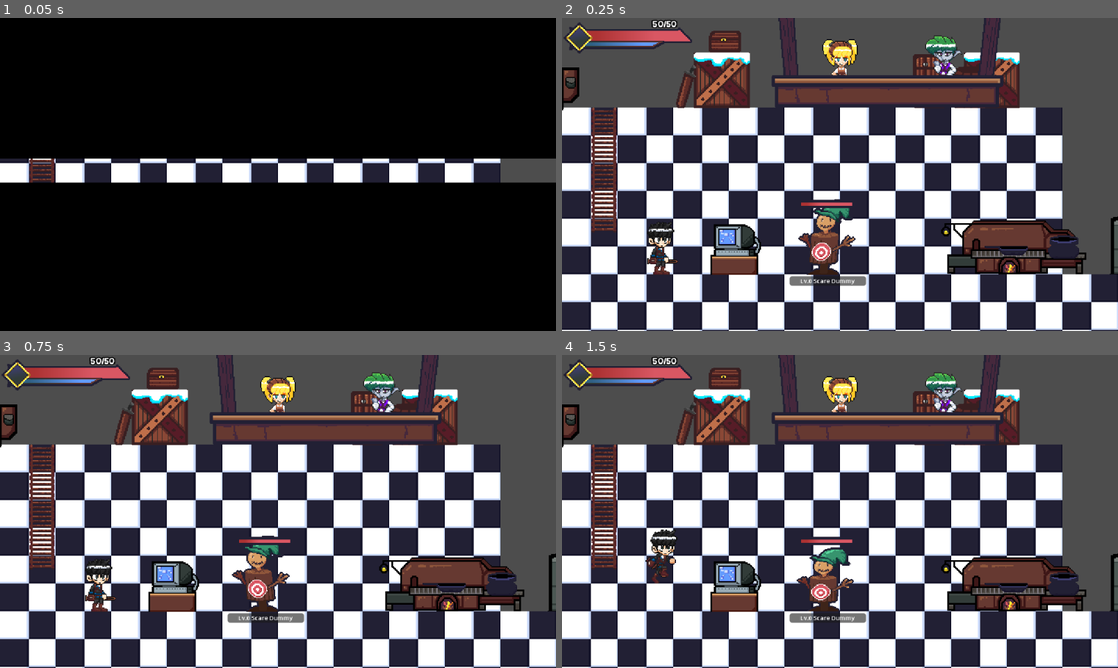
Above: before the commit, frames 1-4 (two rows, left to right).
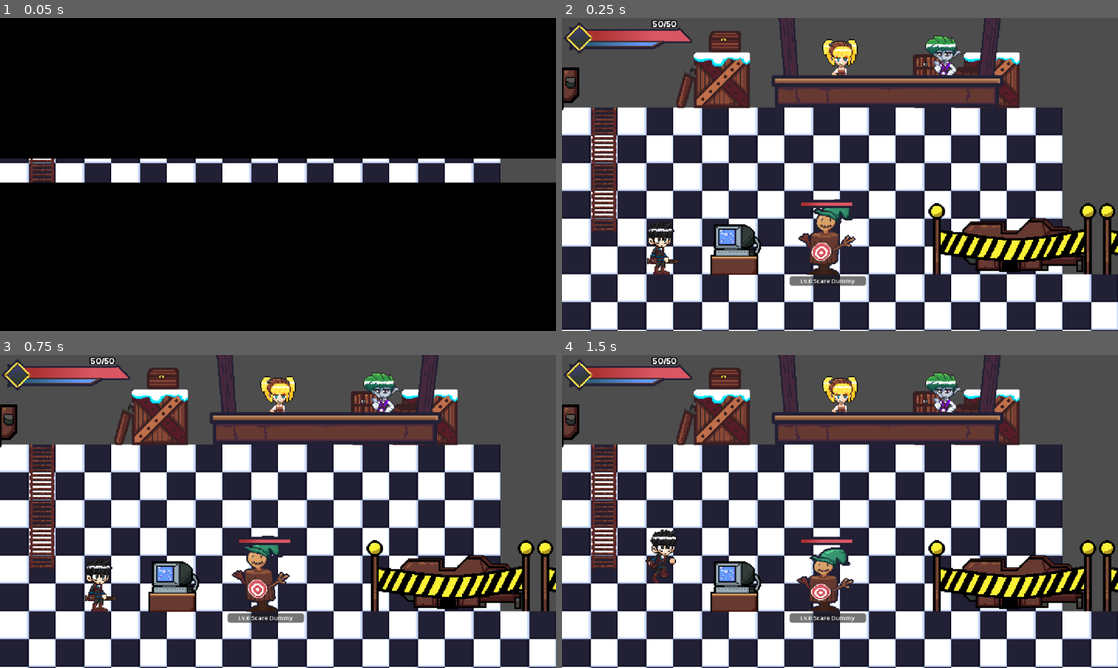
Above: after the commit, the same moments.

Repository: DennysGuy/MonsterTower-Incremental
Game: Godot game, scene res://src/Scenes/NewStarshire/NewStarShire.tscn
The game is run twice, just before and just after one commit, with the same random seed, the same clock (stepped at 60 frames per second) and the same inputs.
Inputs (mouse positions are in pixels of both pictures, inside the frame that each line leads up to):
- Up to frame 1 (0.05 s): no input
- Up to frame 2 (0.25 s): no input
- Up to frame 3 (0.75 s): move the mouse to (400, 495) at 0.52 s; press the mouse at (400, 495) at 0.53 s
- Up to frame 4 (1.5 s): move the mouse to (728, 527) at 1.27 s; release the mouse at (728, 527) at 1.28 s; tap Space (add_currency) at 1.35 s

Frame 1 is identical in both runs. In frame 2, 4.3% of the frame differs, in the area x 65-100%, y 59-82%; in frame 3, 4.3%; in frame 4, 4.3%.

Commit message:
okay, we can unlock both crafting stations and update graphic as well.. next we start on mining

Diff:
--- a/src/Resources/TechTree/TechNodes/Bag1.tres
+++ b/src/Resources/TechTree/TechNodes/Bag1.tres
@@ -11,5 +11,5 @@
 currency_required = 120
 stat_name = "Bag"
 upgrade_interval = 1.0
-prereqs = Array[String](["Deeper Pockets 1:1"])
+prereqs = Array[String](["Tower License:1"])
 metadata/_custom_type_script = "uid://c1rp1jxyuhhjk"
--- a/src/Resources/TechTree/TechNodes/BankUnlock.tres
+++ b/src/Resources/TechTree/TechNodes/BankUnlock.tres
@@ -11,5 +11,5 @@
 currency_required = 250
 node_type = 1
 stat_name = "Bank"
-prereqs = Array[String](["Item Bag 1:1"])
+prereqs = Array[String](["Item Bag 1:1", "Deeper Pockets 1:1"])
 metadata/_custom_type_script = "uid://c1rp1jxyuhhjk"
--- a/src/Resources/TechTree/TechNodes/CookingStation.tres
+++ b/src/Resources/TechTree/TechNodes/CookingStation.tres
@@ -8,6 +8,7 @@
 node_name = "Cooking Station"
 icon = ExtResource("1_farkg")
 description = "Unlocks Cooking Station - You can cook fancy dishes and Sell em on the market!"
+currency_required = 300
 node_type = 1
 stat_name = "Cooking Station"
 prereqs = Array[String](["Tower License:1"])
--- /dev/null
+++ b/src/Resources/TechTree/TechNodes/RefineryStation.tres
@@ -0,0 +1,15 @@
+[gd_resource type="Resource" script_class="TechNodeStats" load_steps=3 format=3 uid="uid://peiyat841rxh"]
+
+[ext_resource type="Texture2D" uid="uid://b804nepv55f6s" path="res://Assets/NodeGraphics/RefineryStationNodeIcon.png" id="1_70cap"]
+[ext_resource type="Script" uid="uid://c1rp1jxyuhhjk" path="res://src/Resources/TechTree/tech_node_stats.gd" id="1_bi6dd"]
+
+[resource]
+script = ExtResource("1_bi6dd")
+node_name = "Refinery Station"
+icon = ExtResource("1_70cap")
+description = "Refine raw resources dropped from ore rocks"
+currency_required = 500
+node_type = 1
+stat_name = "Refinery Station"
+prereqs = Array[String](["Tower License:1"])
+metadata/_custom_type_script = "uid://c1rp1jxyuhhjk"
--- /dev/null
+++ b/src/Scenes/NewStarshire/CookingRange.tscn
@@ -0,0 +1,8 @@
+[gd_scene load_steps=3 format=3 uid="uid://dno74kdw4imhn"]
+
+[ext_resource type="Texture2D" uid="uid://53gha3pmge8a" path="res://Assets/Facilities/TempCookingRangeContstruction.png" id="1_7lewm"]
+[ext_resource type="Script" uid="uid://ckddq3vnn0flw" path="res://src/Scripts/Facilities/cooking_range.gd" id="2_y5a3w"]
+
+[node name="TempCookingRange" type="Sprite2D"]
+texture = ExtResource("1_7lewm")
+script = ExtResource("2_y5a3w")
--- a/src/Scenes/NewStarshire/Facilities/Menus/CookingMenu.tscn
+++ b/src/Scenes/NewStarshire/Facilities/Menus/CookingMenu.tscn
@@ -23,3 +23,5 @@
 [node name="CraftingStation" parent="." instance=ExtResource("2_o2r2d")]
 layout_mode = 1
 station_name = "Cooking Range"
+
+[editable path="CraftingStation"]
--- a/src/Scenes/NewStarshire/NewStarShire.tscn
+++ b/src/Scenes/NewStarshire/NewStarShire.tscn
@@ -10,8 +10,6 @@
 [ext_resource type="PackedScene" uid="uid://dkxkwr4us4aak" path="res://src/Scenes/NewStarshire/Facilities/TechTreeComputer.tscn" id="4_cldp6"]
 [ext_resource type="Script" uid="uid://bjq40ntqmf0ih" path="res://src/Scripts/Maps/spawn_point.gd" id="4_gq00g"]
 [ext_resource type="PackedScene" uid="uid://cmog8m28k4ijk" path="res://src/Scenes/Actors/Enemies/PracticeDummy.tscn" id="6_kqfvc"]
-[ext_resource type="Texture2D" uid="uid://bry4670ns2btd" path="res://Assets/Facilities/TempCookingRange.png" id="7_q74qd"]
-[ext_resource type="Texture2D" uid="uid://btbqj1pb1hac" path="res://Assets/Facilities/SmeltingStation.png" id="8_vdg01"]
 [ext_resource type="PackedScene" uid="uid://crvhogk2bnq1s" path="res://src/Scenes/NewStarshire/TowerGuideSprite.tscn" id="9_636af"]
 [ext_resource type="PackedScene" uid="uid://dysg5kffvxbql" path="res://src/Scenes/UI/PlayerHUD.tscn" id="10_4wn0b"]
 [ext_resource type="FontFile" uid="uid://tbfsttkqr4tc" path="res://Assets/Fonts/Maplestory OTF Bold.otf" id="10_636af"]
@@ -20,6 +18,8 @@
 [ext_resource type="Texture2D" uid="uid://0l7t1v2v8yge" path="res://Assets/NPCs/FreeMarketNPCs/DripDealer_NoOutline.png" id="13_sxpgj"]
 [ext_resource type="Texture2D" uid="uid://5cetad7bhon0" path="res://Assets/Facilities/StorageArea.png" id="14_jp6xg"]
 [ext_resource type="PackedScene" uid="uid://cr6q5dxlkks" path="res://src/Scenes/Tower/LadderArea.tscn" id="17_jp6xg"]
+[ext_resource type="PackedScene" uid="uid://dno74kdw4imhn" path="res://src/Scenes/NewStarshire/CookingRange.tscn" id="19_vdg01"]
+[ext_resource type="PackedScene" uid="uid://debxddfwr0kuy" path="res://src/Scenes/NewStarshire/SmeltingStation.tscn" id="20_05bdh"]
 
 [sub_resource type="TileSetAtlasSource" id="TileSetAtlasSource_q74qd"]
 texture = ExtResource("4_cad3e")
@@ -626,14 +626,6 @@
 tile_map_data = PackedByteArray("AAD//w4AAQABAAAAAAD//w8AAQABAAEAAAD//wwAAQABAAAAAAD//w0AAQABAAEAAAD//woAAQABAAAAAAD//w …(432 unchanged characters)…
 tile_set = ExtResource("3_oik5f")
 
-[node name="TempCookingRange" type="Sprite2D" parent="."]
-position = Vector2(522, 609)
-texture = ExtResource("7_q74qd")
-
-[node name="TempSmeltingStation" type="Sprite2D" parent="."]
-position = Vector2(695, 560)
-texture = ExtResource("8_vdg01")
-
 [node name="PlayerCamera" parent="." instance=ExtResource("3_wtuhv")]
 position = Vector2(-20, 548)
 limit_left = 0
@@ -756,6 +748,26 @@
 [node name="Bot" type="Marker2D" parent="LadderArea"]
 position = Vector2(0, 114)
 
+[node name="TempCookingRange" parent="." instance=ExtResource("19_vdg01")]
+position = Vector2(521, 592)
+
+[node name="CookingStationArea" type="Area2D" parent="."]
+position = Vector2(527, 617)
+
+[node name="CollisionShape2D" type="CollisionShape2D" parent="CookingStationArea"]
+position = Vector2(-7.5, -9.5)
+shape = SubResource("RectangleShape2D_q74qd")
+
+[node name="TempSmeltingStation" parent="." instance=ExtResource("20_05bdh")]
+position = Vector2(716, 560)
+
+[node name="SmeltingStationArea" type="Area2D" parent="."]
+position = Vector2(715, 605)
+
+[node name="CollisionShape2D" type="CollisionShape2D" parent="SmeltingStationArea"]
+position = Vector2(2, 0.5)
+shape = SubResource("RectangleShape2D_vdg01")
+
 [node name="AccessCraftingStation" type="Label" parent="."]
 visible = false
 offset_left = 418.0
@@ -781,20 +793,6 @@
 text = "Press 'E' to Access SmeltingStation"
 horizontal_alignment = 1
 
-[node name="CookingStationArea" type="Area2D" parent="."]
-position = Vector2(527, 620)
-
-[node name="CollisionShape2D" type="CollisionShape2D" parent="CookingStationArea"]
-position = Vector2(-7.5, -9.5)
-shape = SubResource("RectangleShape2D_q74qd")
-
-[node name="SmeltingStationArea" type="Area2D" parent="."]
-position = Vector2(694, 605)
-
-[node name="CollisionShape2D" type="CollisionShape2D" parent="SmeltingStationArea"]
-position = Vector2(2, 0.5)
-shape = SubResource("RectangleShape2D_vdg01")
-
 [connection signal="body_entered" from="TowerArea" to="." method="_on_tower_area_body_entered"]
 [connection signal="body_exited" from="TowerArea" to="." method="_on_tower_area_body_exited"]
 [connection signal="body_entered" from="GrandMarketArea" to="." method="_on_grand_market_area_body_entered"]
--- /dev/null
+++ b/src/Scenes/NewStarshire/SmeltingStation.tscn
@@ -0,0 +1,8 @@
+[gd_scene load_steps=3 format=3 uid="uid://debxddfwr0kuy"]
+
+[ext_resource type="Texture2D" uid="uid://chhm5f5xmlr0j" path="res://Assets/Facilities/SmeltingStationContructionMode.png" id="1_elr15"]
+[ext_resource type="Script" uid="uid://b6efmxwkcji1r" path="res://src/Scripts/Facilities/smelting_station.gd" id="2_wbtfr"]
+
+[node name="TempSmeltingStation" type="Sprite2D"]
+texture = ExtResource("1_elr15")
+script = ExtResource("2_wbtfr")
--- a/src/Scenes/TechTree/TechTree.tscn
+++ b/src/Scenes/TechTree/TechTree.tscn
@@ -16,6 +16,7 @@
 [ext_resource type="Resource" uid="uid://ct7a5kggupi55" path="res://src/Resources/TechTree/TechNodes/DeeperPockets1.tres" id="11_uk0x3"]
 [ext_resource type="Resource" uid="uid://cmbxvekbk2uxx" path="res://src/Resources/TechTree/TechNodes/BankUnlock.tres" id="12_4a6it"]
 [ext_resource type="Resource" uid="uid://bb7206hq4ygo3" path="res://src/Resources/TechTree/TechNodes/CookingStation.tres" id="12_ice2v"]
+[ext_resource type="Resource" uid="uid://peiyat841rxh" path="res://src/Resources/TechTree/TechNodes/RefineryStation.tres" id="13_fdiaf"]
 
 [node name="TechTree" type="Node2D"]
 script = ExtResource("1_1fw0b")
@@ -76,12 +77,12 @@
 points = PackedVector2Array(125, 99, 34, 34)
 
 [node name="CritDamage1Node2" parent="Nodes" instance=ExtResource("2_q3n1u")]
-position = Vector2(805, 486)
+position = Vector2(813, 343)
 tech_node_stats = ExtResource("8_wj3rp")
 
 [node name="Line2D" type="Line2D" parent="Nodes/CritDamage1Node2"]
-position = Vector2(-121, -122)
-points = PackedVector2Array(89, 89, 11, 13)
+position = Vector2(-121, -89)
+points = PackedVector2Array(89, 89, 7, 89)
 
 [node name="ItemBag1Node" parent="Nodes" instance=ExtResource("2_q3n1u")]
 position = Vector2(235, 745)
@@ -96,6 +97,11 @@
 
 [node name="Line2D" type="Line2D" parent="Nodes/DeeperPockets1Node"]
 points = PackedVector2Array(34, -34, 92, -87)
+
+[node name="RefineryStationNode" parent="Nodes" instance=ExtResource("2_q3n1u")]
+position = Vector2(816, 476)
+tech_node_stats = ExtResource("13_fdiaf")
+node_type = 1
 
 [node name="BankNode" parent="Nodes" instance=ExtResource("2_q3n1u")]
 position = Vector2(513, 747)
--- /dev/null
+++ b/src/Scripts/Facilities/cooking_range.gd
@@ -0,0 +1,22 @@
+class_name CookingRangeGraphic extends Sprite2D
+
+const COOKING_RANGE = preload("uid://bry4670ns2btd")
+const COOKING_RANGE_CONTSTRUCTION = preload("uid://53gha3pmge8a")
+
+# Called when the node enters the scene tree for the first time.
+func _ready() -> void:
+	SignalBus.unlock_cooking_station.connect(unlock_station)
+	if PlayerStats.facilities_unlocked["Cooking Station"]:
+		texture = COOKING_RANGE
+	else:
+		texture = COOKING_RANGE_CONTSTRUCTION
+
+
+
+# Called every frame. 'delta' is the elapsed time since the previous frame.
+func _process(delta: float) -> void:
+	pass
+
+
+func unlock_station() -> void:
+	texture = COOKING_RANGE
--- /dev/null
+++ b/src/Scripts/Facilities/smelting_station.gd
@@ -0,0 +1,18 @@
+class_name SmeltingStationGraphic extends Sprite2D
+
+
+const SMELTING_STATION_CONTRUCTION_MODE = preload("uid://chhm5f5xmlr0j")
+const SMELTING_STATION = preload("uid://btbqj1pb1hac")
+
+
+
+# Called when the node enters the scene tree for the first time.
+func _ready() -> void:
+	SignalBus.unlock_refinery.connect(unlock_station)
+	if PlayerStats.facilities_unlocked["Refinery Station"]:
+		texture = SMELTING_STATION
+	else:
+		texture = SMELTING_STATION_CONTRUCTION_MODE
+
+func unlock_station() -> void:
+	texture = SMELTING_STATION
--- a/src/Scripts/Managers/PlayerStats.gd
+++ b/src/Scripts/Managers/PlayerStats.gd
@@ -60,6 +60,11 @@
 	if node_type == TechTreeManager.TECH_NODE_TYPE.FACILITY:
 		facilities_unlocked[stat_name] = true
 		print("stat name: %s is unclocked : %s" % [stat_name, facilities_unlocked[stat_name]])
+
+		if stat_name == "Cooking Station":
+			SignalBus.unlock_cooking_station.emit()
+		elif stat_name == "Refinery Station":
+			SignalBus.unlock_refinery.emit()
 		#we'll need a way to figure out how to iniate a cutscene showing unlock sequence
 		return
 
--- a/src/Scripts/Managers/SignalBus.gd
+++ b/src/Scripts/Managers/SignalBus.gd
@@ -8,3 +8,7 @@
 signal update_player_health(value : int)
 @warning_ignore("unused_signal")
 signal spawn_respawn_box
+@warning_ignore("unused_signal")
+signal unlock_refinery
+@warning_ignore("unused_signal")
+signal unlock_cooking_station
--- a/src/Scripts/Managers/TechTreeManager.gd
+++ b/src/Scripts/Managers/TechTreeManager.gd
@@ -41,7 +41,8 @@
 	"Item Bag 1":0,
 	"Deeper Pockets 1":0,
 	"Banking":0,
-	"Cooking Station":0
+	"Cooking Station":0,
+	"Refinery Station":0
 }
 
 # Called when the node enters the scene tree for the first time.
Binary file changed: Assets/Facilities/CookingRange.aseprite
Binary file changed: Assets/Facilities/SmeltingStation.aseprite
Binary file changed: Assets/Facilities/SmeltingStation.png
Binary file added: Assets/Facilities/SmeltingStationContructionMode.png
Not shown, added: Assets/Facilities/SmeltingStationContructionMode.png.import
Binary file changed: Assets/Facilities/TempCookingRange.png
Binary file added: Assets/Facilities/TempCookingRangeContstruction.png
Not shown, added: Assets/Facilities/TempCookingRangeContstruction.png.import
Binary file changed: Assets/NodeGraphics.aseprite
Binary file added: Assets/NodeGraphics/RefineryStationNodeIcon.png
Not shown, added: Assets/NodeGraphics/RefineryStationNodeIcon.png.import
Not shown: 1 places in src/Scenes/TechTree/TechTree.tscn that only renumber resources
(and 2 more such lines)
